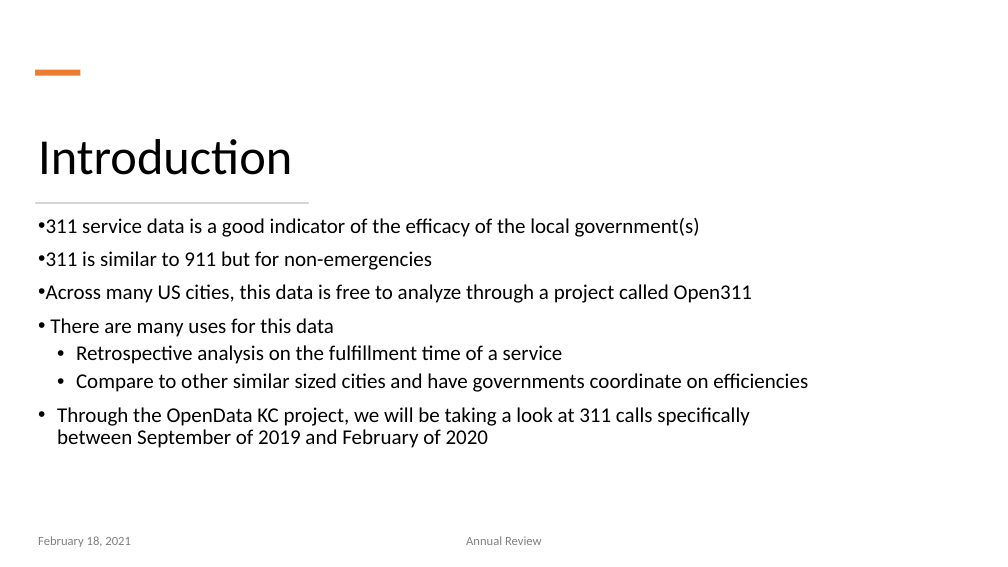
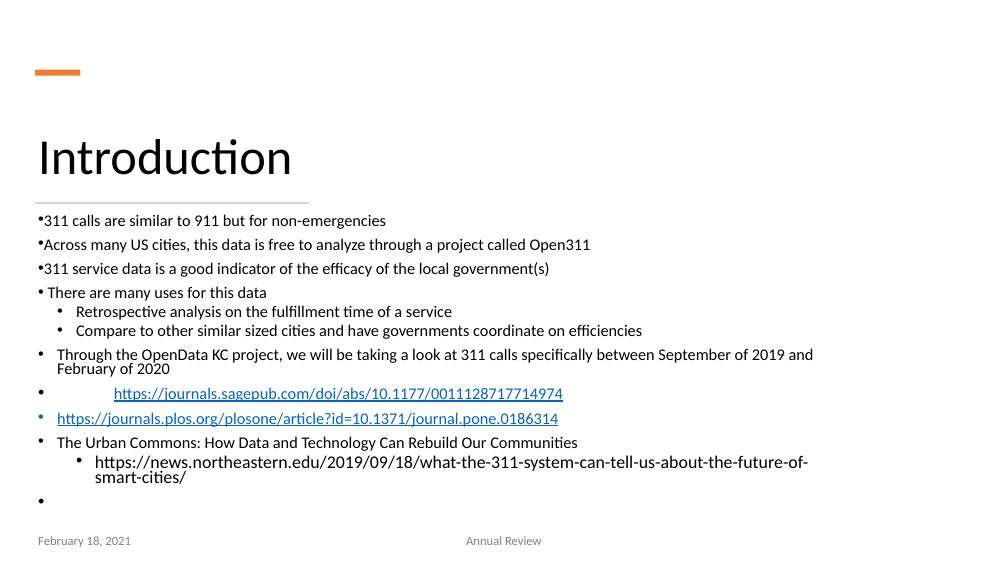
Before and after one commit to AlexSchaefferEdu/GP1, a slide deck: slide 4 of Project 1 Presentation.pptx. Drawn at 1008x567 pixels with LibreOffice and Linux fonts; fonts in the diff are those of the drawing. Boxes give left, top, right and bottom in pixels: in the first picture for what was removed or moved away, otherwise in the second. Text is boxed around its words. In the diff, an @@ line names an element or a change of style, - is before the commit and + after.

```diff
--- a/Project 1 Presentation.pptx
+++ b/Project 1 Presentation.pptx
@@ text at bbox=[44, 214, 591, 253]: paragraphs added @@
+• 311 calls are similar to 911 but for non-emergencies
+• Across many US cities, this data is free to analyze through a project called Open311
@@ text at bbox=[44, 262, 814, 377]: size 20 to 15.5 pt in "311 service data is a good indicator ...", "There are many uses for this data", "Retrospective analysis on the fulfillment time of ...", "Compare to other similar sized cities and ..." and 1 more places; line spacing 0.9 to 0.7 @@
@@ text at bbox=[46, 251, 752, 303]: paragraphs removed @@
-• 311 is similar to 911 but for non-emergencies
-• Across many US cities, this data is free to analyze through a project called Open311
@@ text at bbox=[57, 387, 808, 484]: paragraphs added @@
+• https://journals.sagepub.com/doi/abs/10.1177/0011128717714974
+• https://journals.plos.org/plosone/article?id=10.1371/journal.pone.0186314
+• The Urban Commons: How Data and Technology Can Rebuild Our Communities
+  • https://news.northeastern.edu/2019/09/18/what-the-311-system-can-tell-us-about-the-future-of-smart-cities/
```
Also in this commit, not shown: 7 other slides changed, 13 slides added, 3 slides removed, 4 other files.
